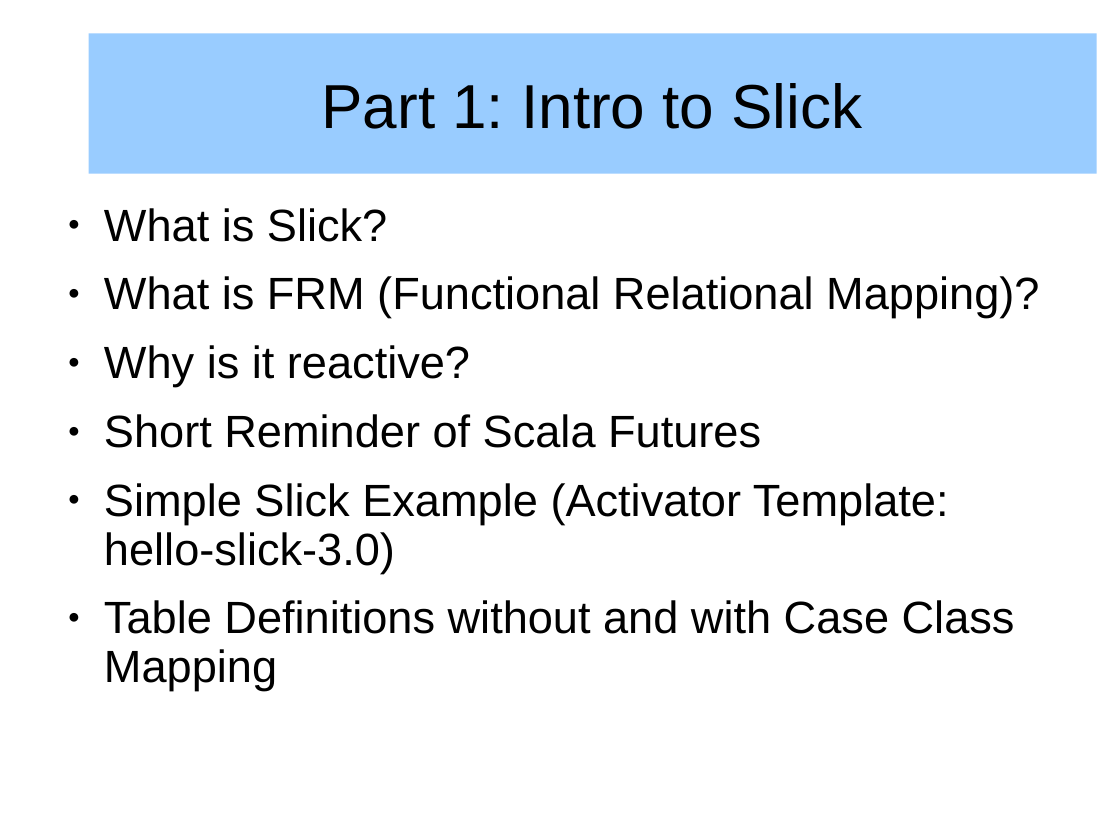
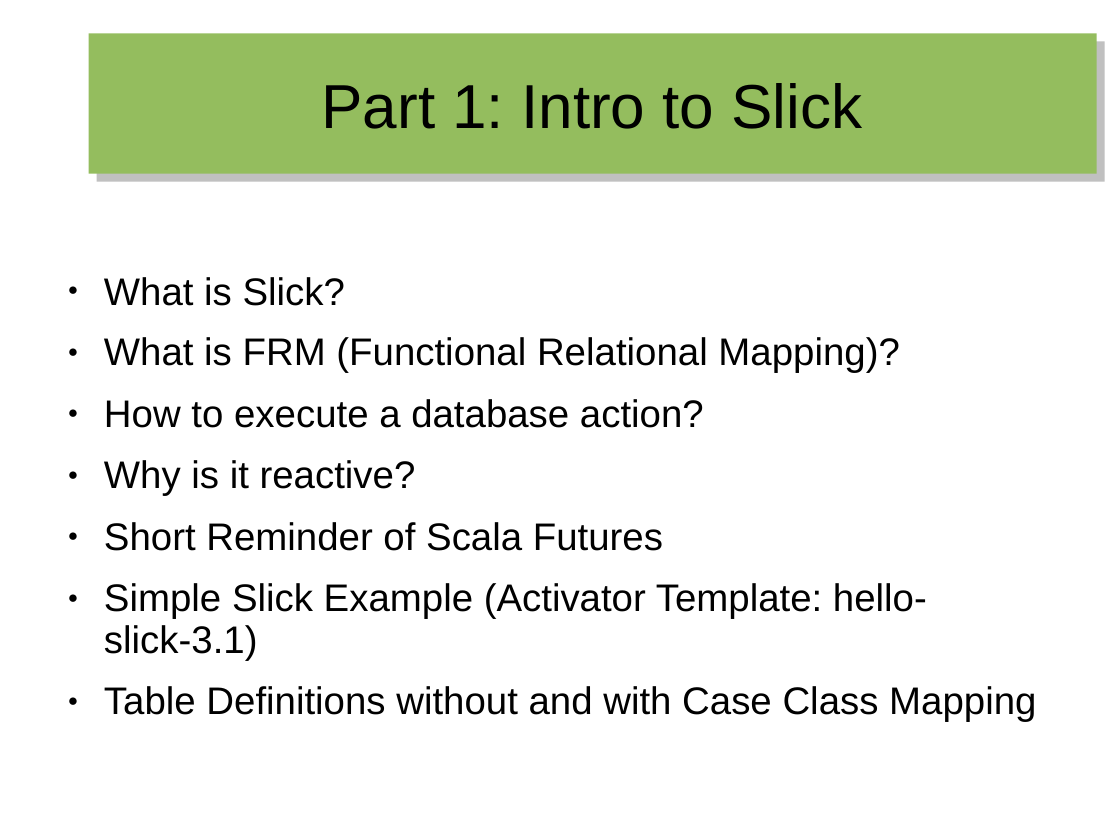
Before and after one commit to hermannhueck/MusicService, a slide deck: slide 4 of Services/MusicService-Play-Scala-Slick-NoAuth/Slides/2016-01-19_Implementing-a-many-to-many-Relationship-with-Slick.odp. Drawn at 1120x840 pixels with LibreOffice and Linux fonts; fonts in the diff are those of the drawing. Boxes give left, top, right and bottom in pixels: in the first picture for what was removed or moved away, otherwise in the second. Text is boxed around its words. In the diff, an @@ line names an element or a change of style, - is before the commit and + after.

```diff
--- a/Services/MusicService-Play-Scala-Slick-NoAuth/Slides/2016-01-19_Implementing-a-many-to-many-Relationship-with-Slick.odp
+++ b/Services/MusicService-Play-Scala-Slick-NoAuth/Slides/2016-01-19_Implementing-a-many-to-many-Relationship-with-Slick.odp
@@ title "Part 1: Intro to Slick" at (88,34,1097,174): fill #99CCFF to #94BD5E; shadow on @@
@@ text at (104,277,1036,722): size 32 to 27.2 pt in "What is Slick?", "What is FRM (Functional Relational Mapping)?", "Why is it reactive?", "Short Reminder of Scala Futures" and 1 more places @@
@@ text at (104,399,704,428): paragraph added @@
+● How to execute a database action?
@@ text at (104,583,927,661): text changed; size 32 to 27.2 pt @@
-● Simple Slick Example (Activator Template: hello-slick-3.0)
+● Simple Slick Example (Activator Template: hello-slick-3.1)
```
Also in this commit, not shown: 22 other slides changed, 1 slide added, 1 other file.
